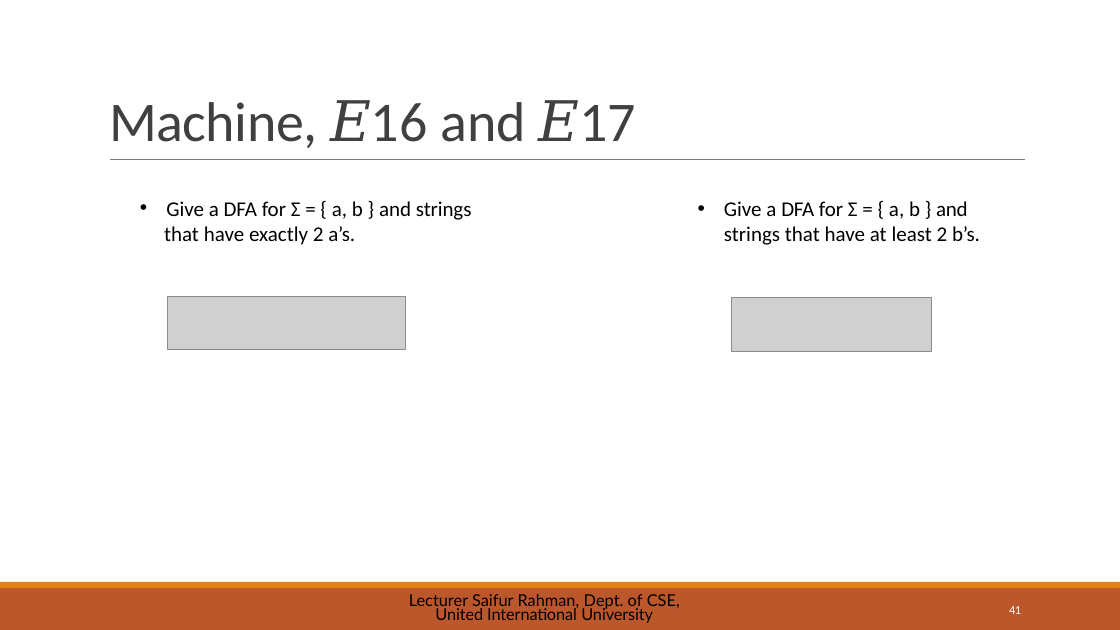
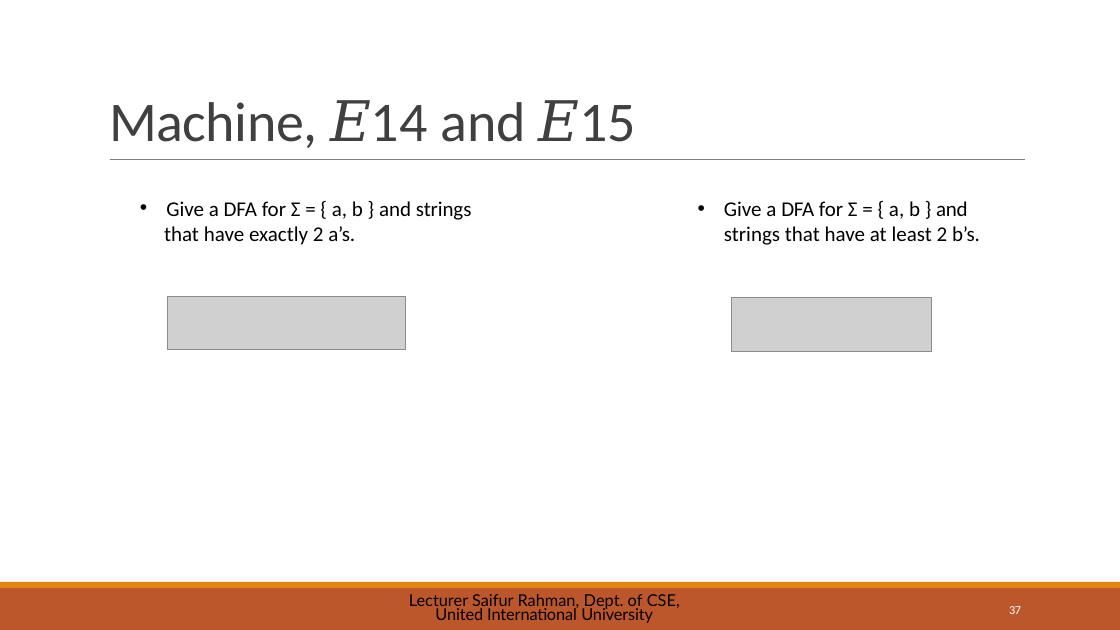
Before and after one commit to saifurrahman1701/UIU-Courses-Materials-, a slide deck: slide 37 of BSCSE/[251] Spring 2025/Theory of Computation_CSE 2233/Slides/03 - DFA.pptx (slide 41 before the commit). Drawn at 1120x630 pixels with LibreOffice and Linux fonts; fonts in the diff are those of the drawing; grey boxes stand for pictures. Boxes give left, top, right and bottom in pixels: in the first picture for what was removed or moved away, otherwise in the second. Text is boxed around its words. In the diff, an @@ line names an element or a change of style, - is before the commit and + after.

```diff
--- a/BSCSE/[251] Spring 2025/Theory of Computation_CSE 2233/Slides/03 - DFA.pptx
+++ b/BSCSE/[251] Spring 2025/Theory of Computation_CSE 2233/Slides/03 - DFA.pptx
@@ title at (x1=109, y1=100, x2=635, y2=148): text changed @@
-Machine, 𝐸16 and 𝐸17
+Machine, 𝐸14 and 𝐸15
@@ page number at (x1=1009, y1=606, x2=1021, y2=614): text changed @@
-41
+37
```
Also in this commit, not shown: 12 other slides changed, 5 slides added, 1 other file.
